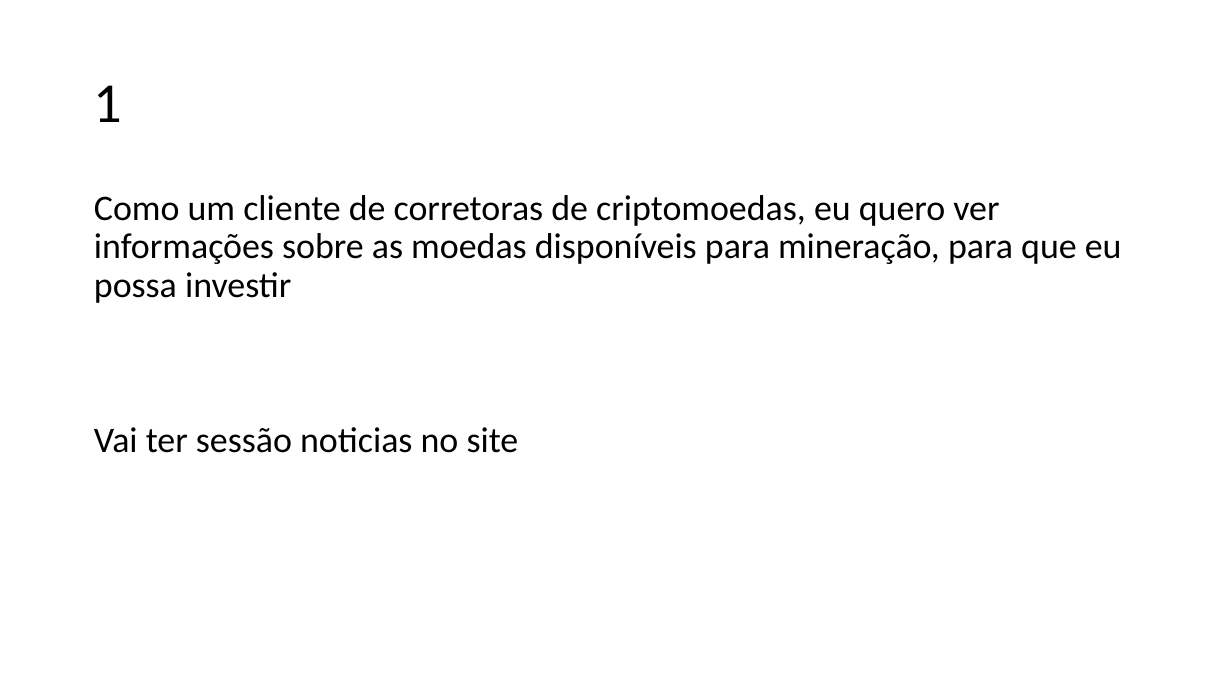
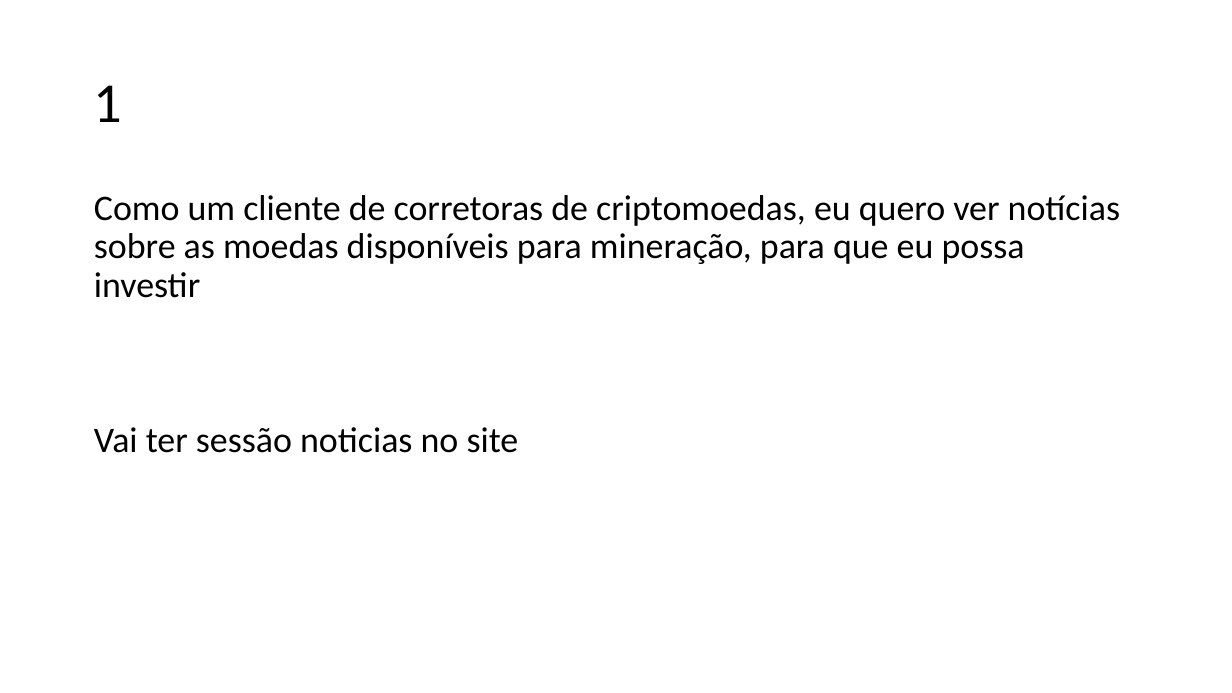
Before and after one commit to Fabicaneyu/.mineHash, a slide deck: slide 4 of Documentação/ADS/User Stories/User Stories_fabi (1).pptx. Drawn at 1232x693 pixels with LibreOffice and Linux fonts; fonts in the diff are those of the drawing. Boxes give left, top, right and bottom in pixels: in the first picture for what was removed or moved away, otherwise in the second. Text is boxed around its words. In the diff, an @@ line names an element or a change of style, - is before the commit and + after.

```diff
--- a/Documentação/ADS/User Stories/User Stories_fabi (1).pptx
+++ b/Documentação/ADS/User Stories/User Stories_fabi (1).pptx
@@ text at [94,195,1120,298]: text changed @@
-Como um cliente de corretoras de criptomoedas, eu quero ver informações sobre as moedas disponíveis para mineração, para que eu possa investir
+Como um cliente de corretoras de criptomoedas, eu quero ver notícias sobre as moedas disponíveis para mineração, para que eu possa investir
```
Also in this commit, not shown: 1 other slide changed, 1 slide added.
